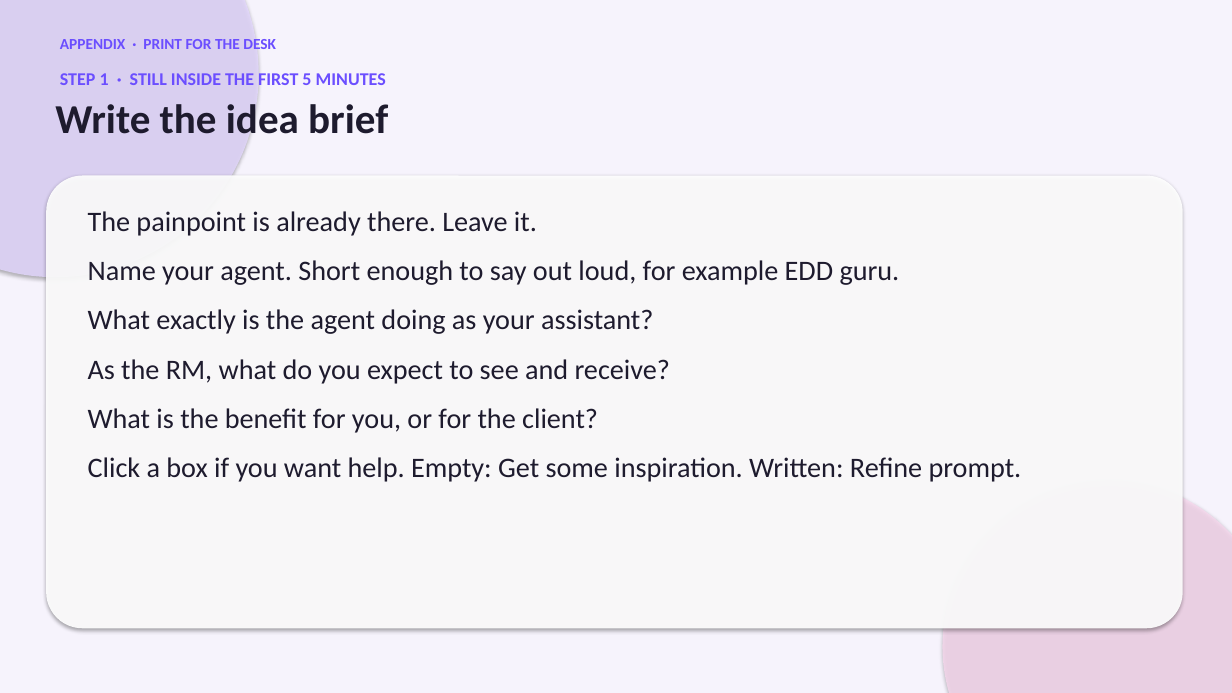
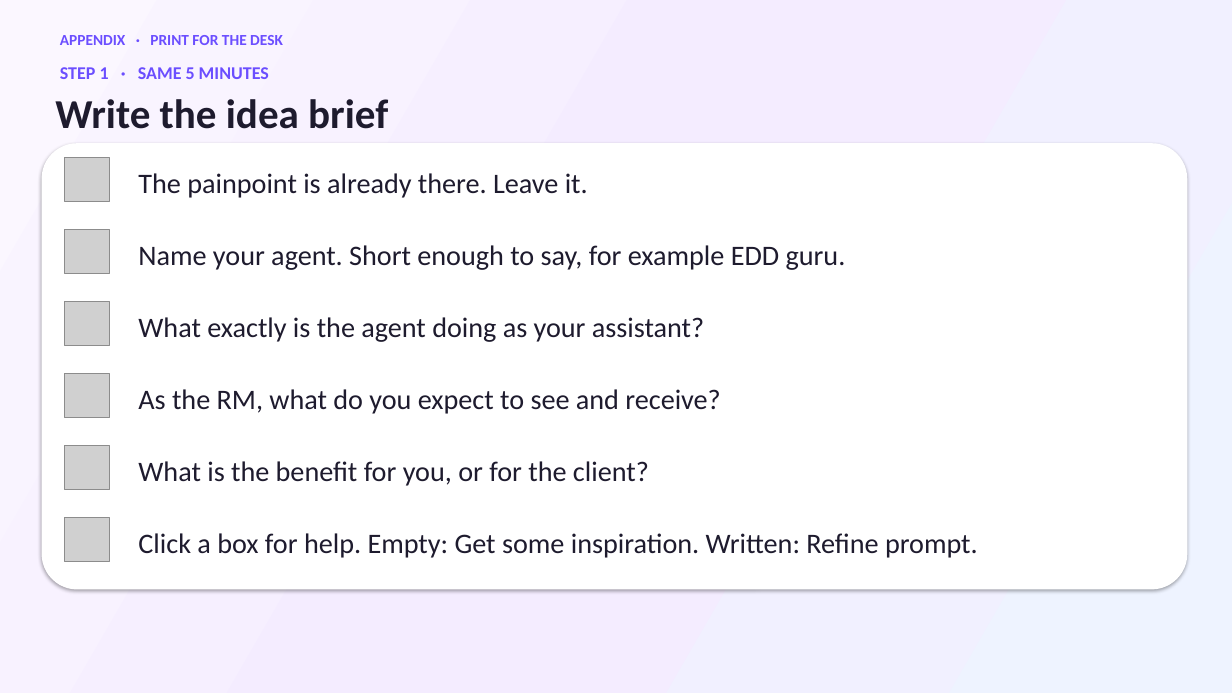
Before and after one commit to sync710n/wealthsymposium26, a slide deck: slide 4 of docs/Wealth-Symposium-Activity.pptx. Drawn at 1232x693 pixels with LibreOffice and Linux fonts; fonts in the diff are those of the drawing; grey boxes stand for pictures. Boxes give left, top, right and bottom in pixels: in the first picture for what was removed or moved away, otherwise in the second. Text is boxed around its words. In the diff, an @@ line names an element or a change of style, - is before the commit and + after.

Commit message:
Give the instruction deck a gradient background and an icon on every point.

```diff
--- a/docs/Wealth-Symposium-Activity.pptx
+++ b/docs/Wealth-Symposium-Activity.pptx
@@ background #F6F3FC to gradient #FBF7FF to #F4ECFF to #EEF3FF @@
@@ ellipse removed at [0, 0, 259, 277] @@
@@ text "APPENDIX · PRINT FOR THE ..." rewrapped from [60, 39, 276, 49] to [60, 35, 283, 45] @@
@@ text "Write the idea brief": place and size @@
-text "Write the idea brief" at [55, 104, 388, 134]
+text "Write the idea brief" at [55, 99, 388, 129]
@@ text at [60, 67, 269, 79]: text changed @@
-STEP 1 · STILL INSIDE THE FIRST 5 MINUTES
+STEP 1 · SAME 5 MINUTES
@@ rounded rectangle: place and size @@
-rounded rectangle at [46, 176, 1183, 628]
+rounded rectangle at [42, 143, 1188, 590]
@@ rounded rectangle at [42, 143, 1188, 590]: fill #FFFFFF at 92% opacity to #FFFFFF @@
@@ picture added at [65, 157, 109, 201] @@
@@ text added at [138, 173, 588, 198], 22 pt, text #1E1B2E @@
+The painpoint is already there. Leave it.
@@ picture added at [65, 229, 109, 274] @@
@@ text removed at [88, 211, 1022, 482] @@
-The painpoint is already there. Leave it.
-Name your agent. Short enough to say out loud, for example EDD guru.
-What exactly is the agent doing as your assistant?
-As the RM, what do you expect to see and receive?
-What is the benefit for you, or for the client?
-Click a box if you want help. Empty: Get some inspiration. Written: Refine prompt.
@@ text added at [138, 245, 846, 270], 22 pt, text #1E1B2E @@
+Name your agent. Short enough to say, for example EDD guru.
@@ picture added at [65, 301, 109, 346] @@
@@ text added at [138, 317, 704, 342], 22 pt, text #1E1B2E @@
+What exactly is the agent doing as your assistant?
@@ picture added at [65, 373, 109, 418] @@
@@ text added at [138, 389, 720, 414], 22 pt, text #1E1B2E @@
+As the RM, what do you expect to see and receive?
@@ picture added at [65, 445, 109, 490] @@
@@ text added at [138, 461, 649, 486], 22 pt, text #1E1B2E @@
+What is the benefit for you, or for the client?
@@ ellipse removed at [943, 481, 1232, 693] @@
@@ picture added at [65, 518, 109, 562] @@
@@ text added at [138, 533, 978, 558], 22 pt, text #1E1B2E @@
+Click a box for help. Empty: Get some inspiration. Written: Refine prompt.
```
Also in this commit, not shown: 5 other slides changed.
